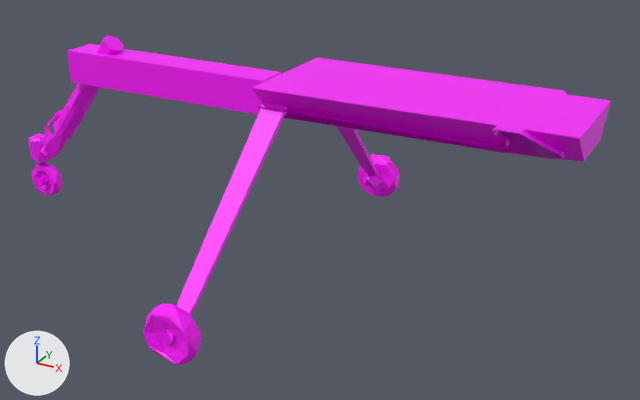
The glTF model public/models/mq9.gear.glb as it was, and as the next commit left it.
Camera for both pictures: a 50 mm camera at (3.41, -5.87, 2.27) aimed at (0.11, 0.13, -0.73). The lights are fixed; the arrows at lower left show +X, +Y and +Z. The first picture is the older version.

Names of what the first picture shows: 'gear'.
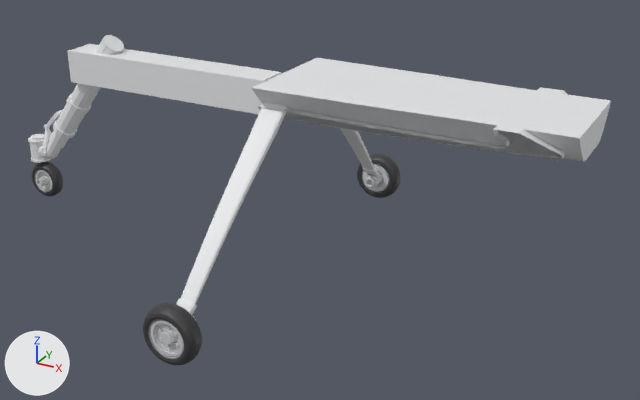
Where the change shows, as pixel boxes [x1, y1, x2, y2] in the pictures (640 x 400 px):
part 1 of me_mesh_0, built on
    before: [31, 141, 375, 364]
    after: [28, 35, 611, 365]
part 2 of me_mesh_0, recoloured
    both: [56, 103, 565, 158]

The change, as a list of edits to the scene's bpy script:
```text
Change me_mesh_0:
    used by ob_gear; location = (0.0, 0.0, 0.0)
    remove me_mesh_0.from_pydata(...)  # 441 vertices, 794 faces; spans x -3.09..2.3, y -1.76..1.77, z -1.32..0.47
    add me_mesh_0.from_pydata(...)  # 4374 vertices, 8494 faces; spans x -3.09..2.3, y -1.77..1.77, z -1.33..0.47
    me_mesh_0 part 1: 14 vertices moved within x -2.92..-0.02, y -1.76..1.75, z -1.24..-0.78; 3765 vertices added at x -3.09..2.3, y -1.77..1.77, z -1.33..0.46
    me_mesh_0 part 2: 44 kept faces spanning x -2.65..2.18, y -0.48..0.48, z -0.54..0.31 get new vertex colours; the middle colour goes from pink #ff00ff to white #e7e8ea
    other edits to the shape of me_mesh_0 do not show in these pictures
```
